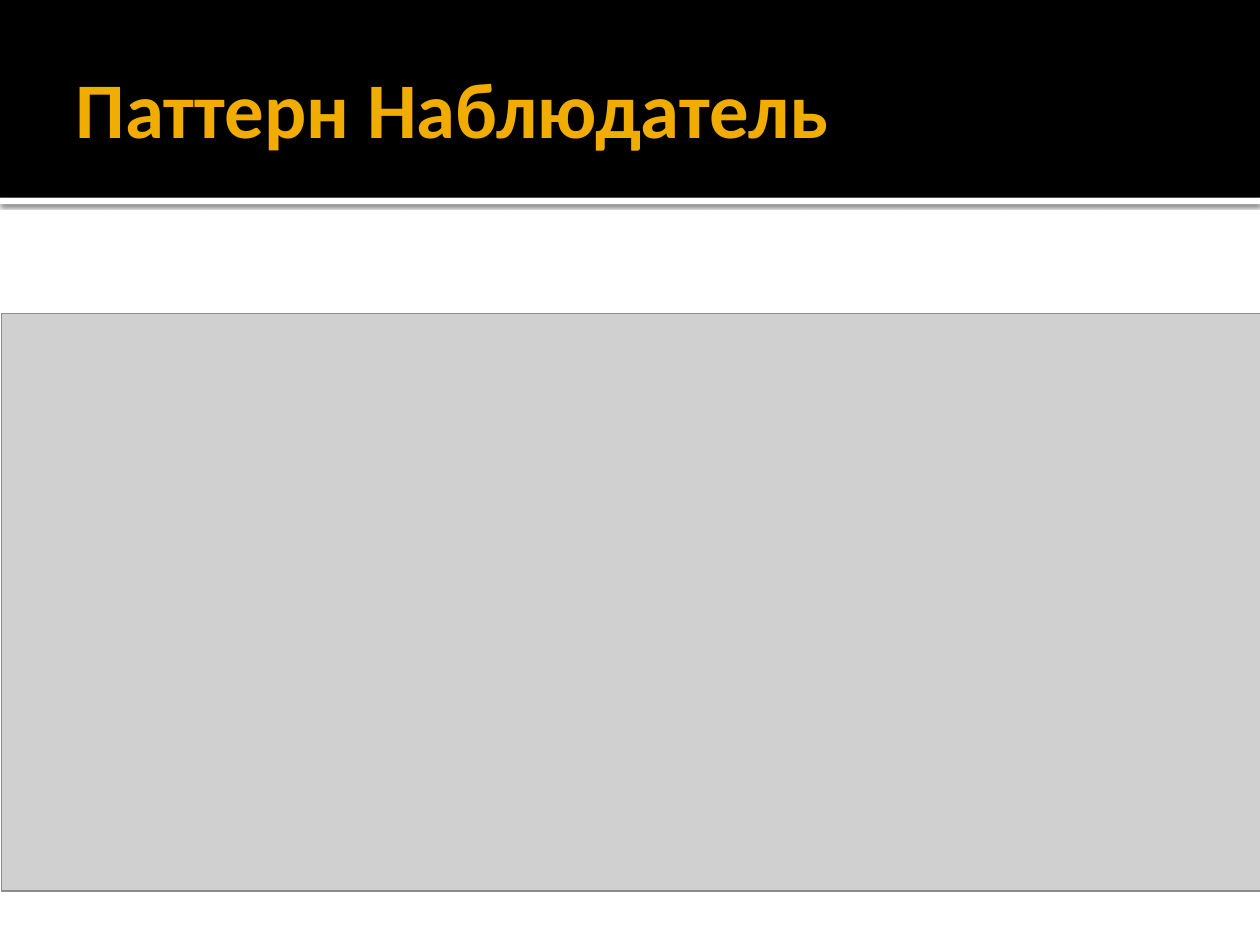
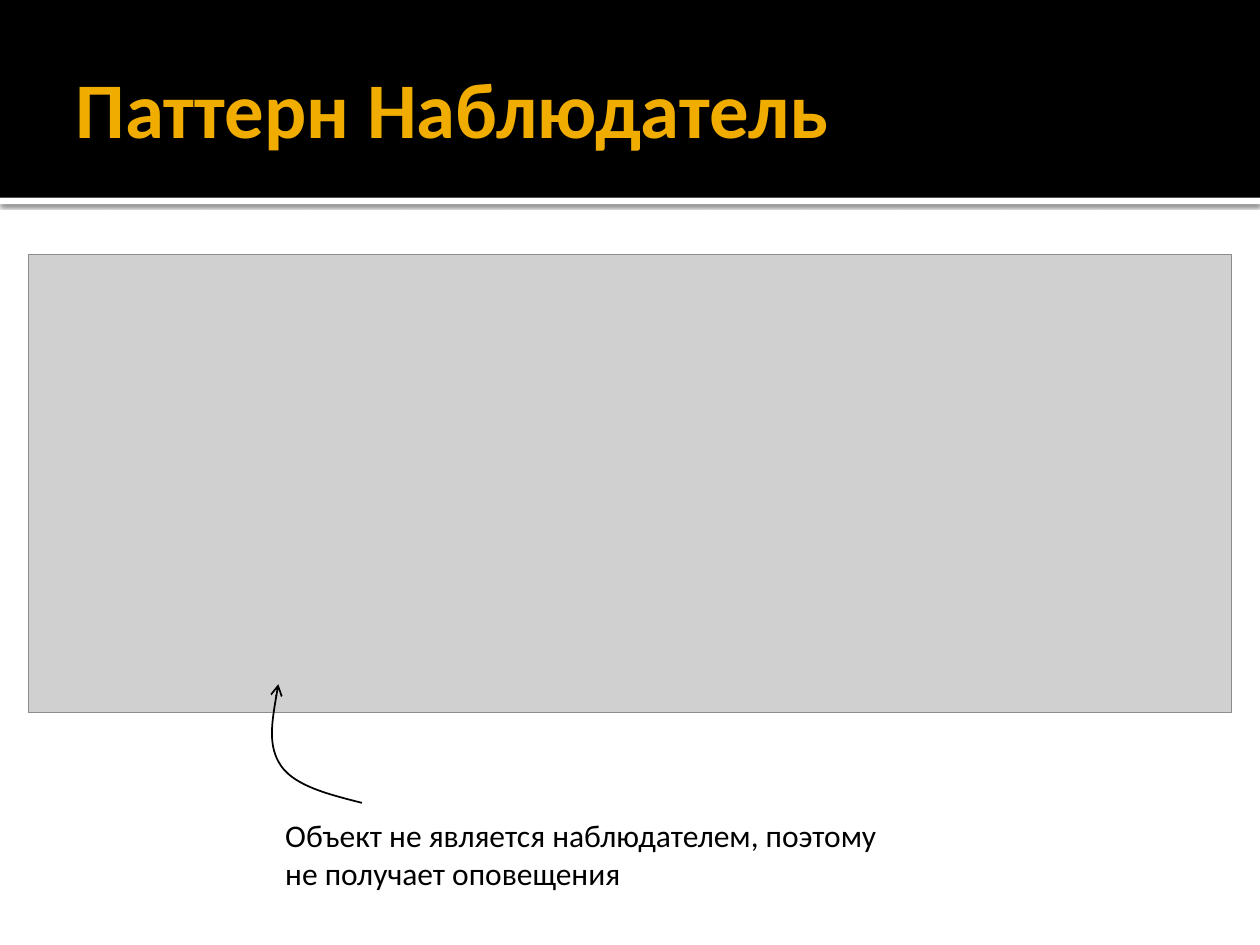
Before and after one commit to iv-sergius/ood, a slide deck: slide 16 of lectures/02.observer/observer.pptx (slide 17 before the commit). Drawn at 1260x945 pixels with LibreOffice and Linux fonts; fonts in the diff are those of the drawing; grey boxes stand for pictures. Boxes give left, top, right and bottom in pixels: in the first picture for what was removed or moved away, otherwise in the second. Text is boxed around its words. In the diff, an @@ line names an element or a change of style, - is before the commit and + after.

Commit message:
Обновлена лекция и пример по паттерну "Наблюдатель"

```diff
--- a/lectures/02.observer/observer.pptx
+++ b/lectures/02.observer/observer.pptx
@@ picture: place and size @@
-picture at <box>1,314,1260,891</box>
+picture at <box>29,255,1231,713</box>
@@ freeform shape added at <box>272,684,362,803</box>, outline #000000 1 pt @@
@@ text added at <box>285,825,877,891</box>, 18 pt, text #000000 @@
+Объект не является наблюдателем, поэтому не получает оповещения
```
Also in this commit, not shown: 7 other slides changed, 5 slides added, 4 other files.
